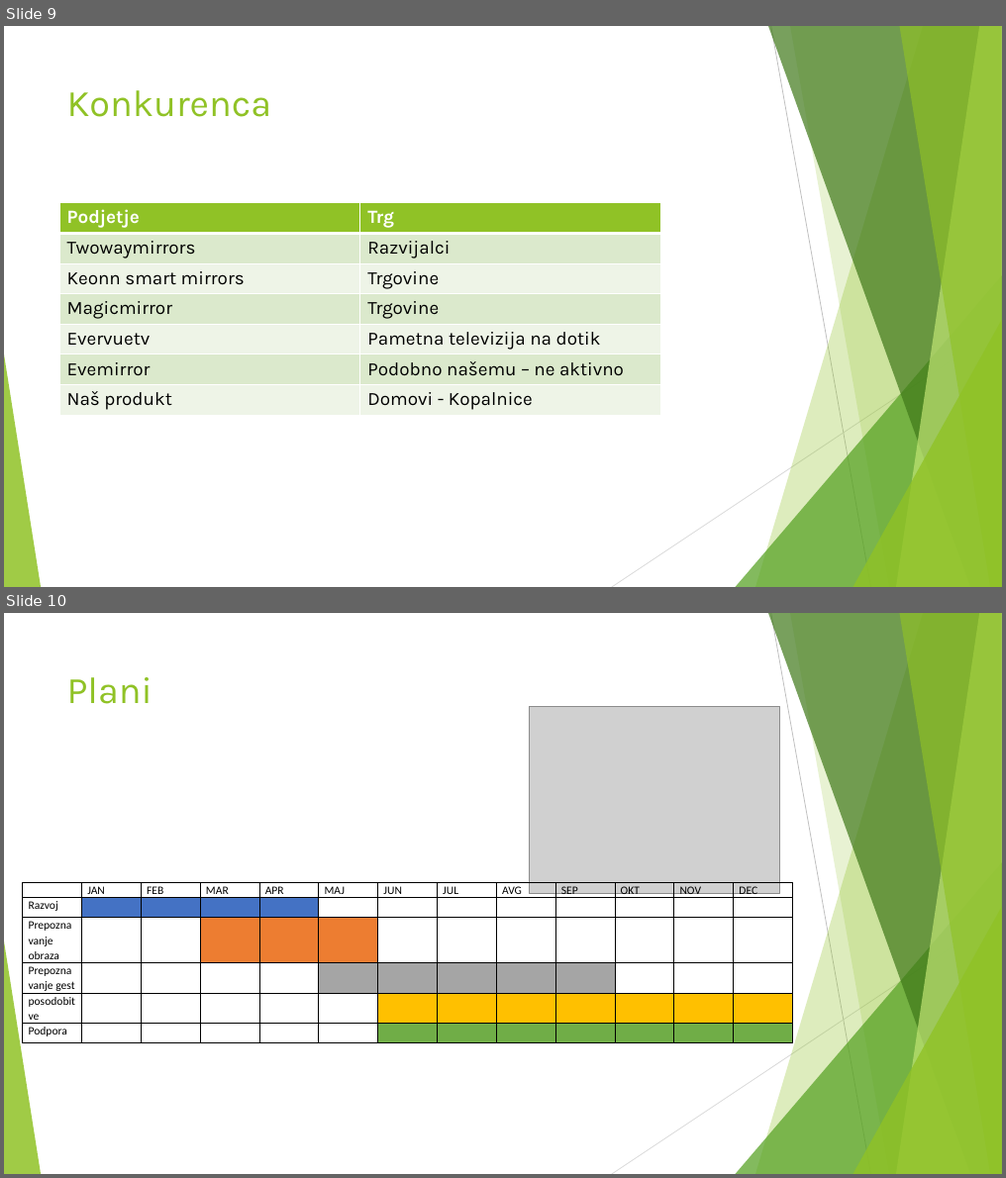
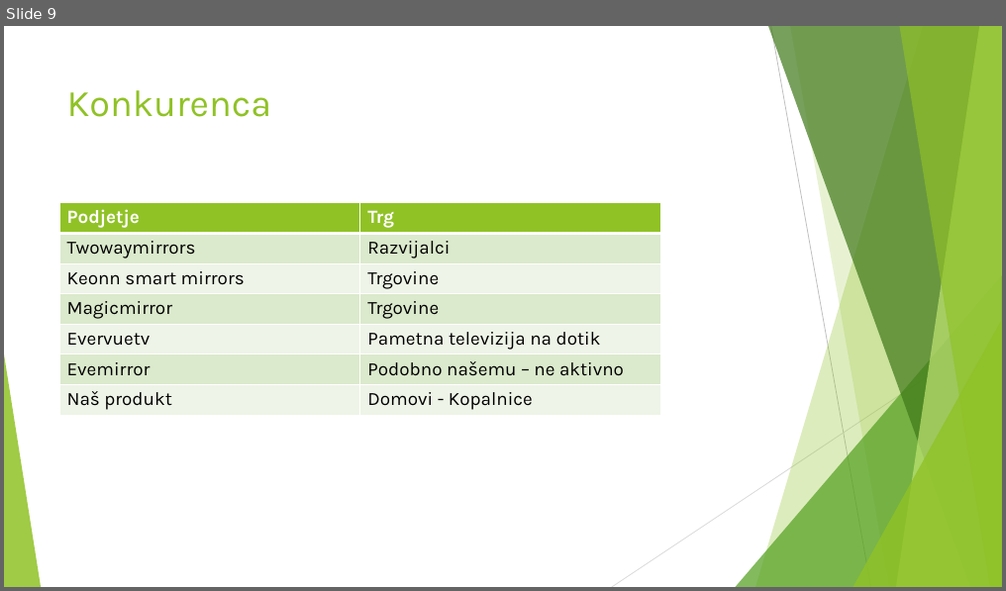
Before and after one commit to Zanz2/IPIRI_MM_RESOURCES, a slide deck: MAGIC-MIRROR_v5.pptx. Shown one above the other, each under a label of ours: slides 9 and 10 before the commit, slide 9 after it. The pictures are 1006x1178 and 1006x591 pixels, drawn with LibreOffice and Linux fonts; fonts in the diff are those of the drawing; grey boxes stand for pictures. Boxes give left, top, right and bottom in pixels: in the first picture for what was removed or moved away, otherwise in the second. Text is boxed around its words. In the diff, an @@ line names an element or a change of style, - is before the commit and + after.

```diff
--- a/MAGIC-MIRROR_v5.pptx
+++ b/MAGIC-MIRROR_v5.pptx
@@ slide 10 removed at box(4, 613, 1002, 1174), background #FFFFFF; not listed: 10 template elements that a slide beside it also shows @@
@@ title removed at box(67, 677, 152, 704) @@
-Plani
@@ picture removed at box(530, 707, 779, 894) @@
@@ table removed at box(23, 882, 792, 1041), 6 rows, 13 columns @@
- | JAN | FEB | MAR | APR | MAJ | JUN | JUL | AVG | SEP | OKT | NOV | DEC
-Razvoj |  |  |  |  |  |  |  |  |  |  |  | 
-Prepoznavanje obraza |  |  |  |  |  |  |  |  |  |  |  | 
-Prepoznavanje gest |  |  |  |  |  |  |  |  |  |  |  | 
-posodobitve |  |  |  |  |  |  |  |  |  |  |  | 
-Podpora |  |  |  |  |  |  |  |  |  |  |  | 
```
Also in this commit, not shown: 1 slide added.
